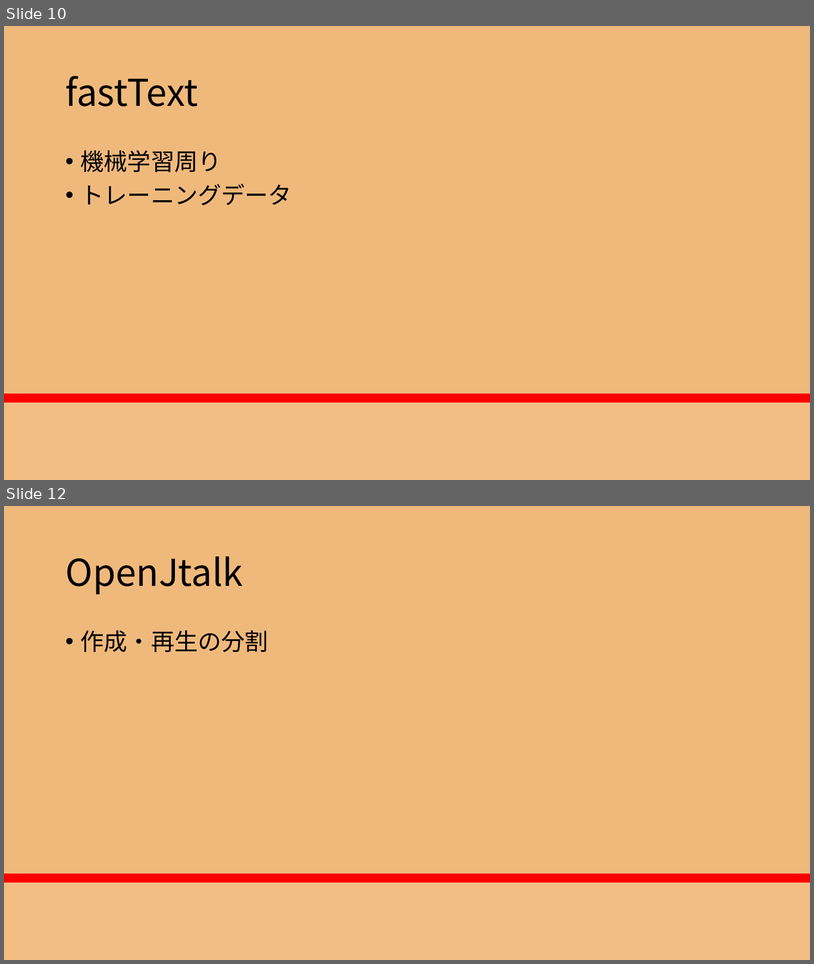
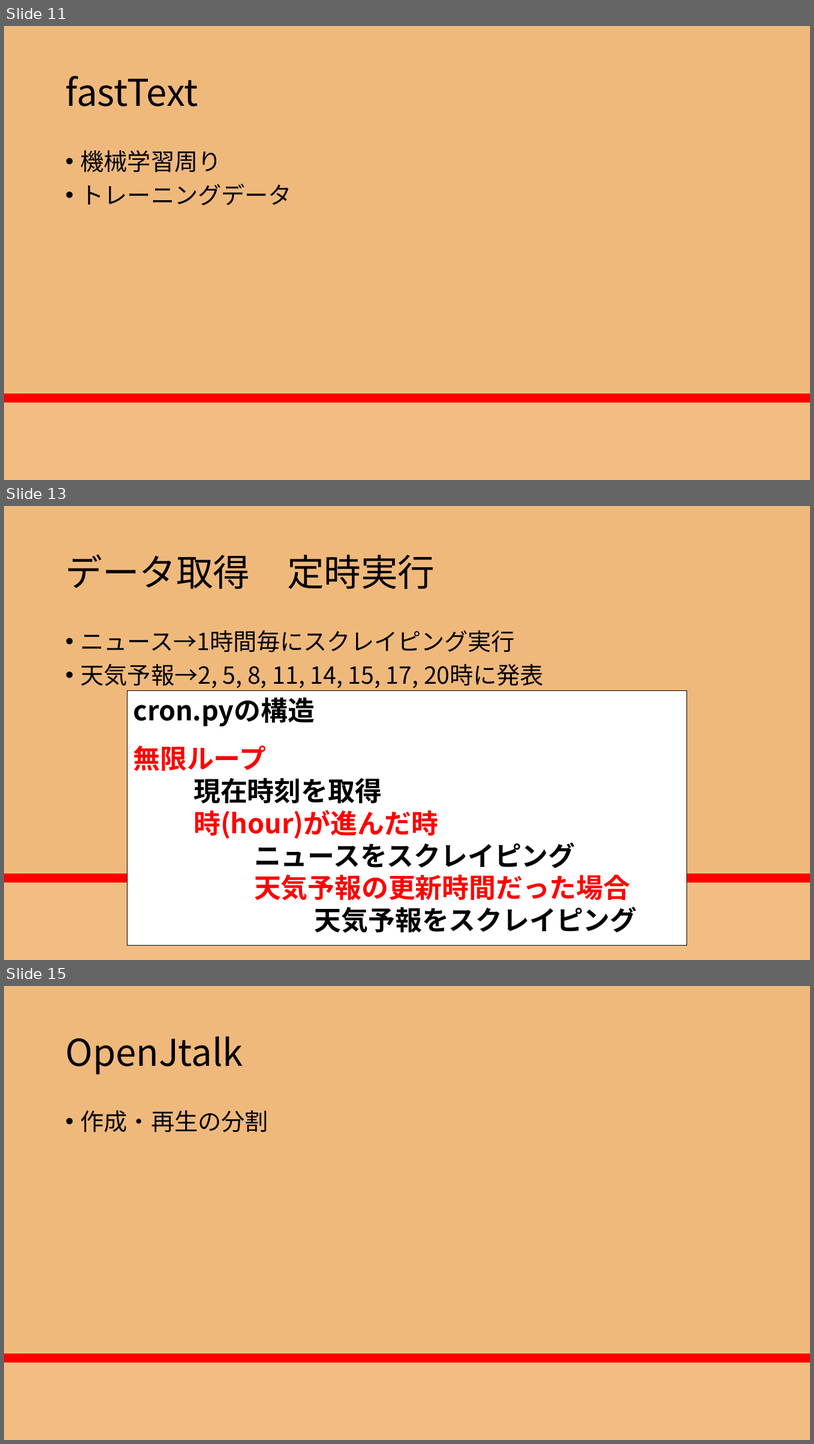
Before and after one commit to RikiishiSuzunosuke/AIspeaker_yosie, a slide deck: presentation/AIスピーカー開発_3_main.pptx. Shown one above the other, each under a label of ours: slides 10 and 12 before the commit, slides 11, 13 and 15 after it; the slides between them are not shown. The pictures are 814x964 and 814x1444 pixels, drawn with LibreOffice and Linux fonts; fonts in the diff are those of the drawing. Boxes give left, top, right and bottom in pixels: in the first picture for what was removed or moved away, otherwise in the second. Text is boxed around its words. In the diff, an @@ line names an element or a change of style, - is before the commit and + after.

Commit message:
プレゼン更新

```diff
--- a/presentation/AIスピーカー開発_3_main.pptx
+++ b/presentation/AIスピーカー開発_3_main.pptx
@@ slide 13 added at [4,506,810,960], background gradient #F0B97C to #FF0000 to #F86446 to #F1BD83 @@
@@ title added at [65,554,435,589], 44 pt, text #000000 @@
+データ取得 定時実行
@@ text added at [81,630,544,688], 28 pt, text #000000 @@
+• ニュース→1時間毎にスクレイピング実行
+• 天気予報→2, 5, 8, 11, 14, 15, 17, 20時に発表
@@ rectangle added at [128,691,687,945], fill #FFFFFF, outline #000000 0.75 pt, 32 pt, text #000000, bold @@
+cron.pyの構造
+無限ループ
+現在時刻を取得
+時(hour)が進んだ時
+ニュースをスクレイピング
+天気予報の更新時間だった場合
+天気予報をスクレイピング
@@ what was slide 10 is now slide 11 @@
@@ what was slide 12 is now slide 15 @@
```
Also in this commit, not shown: 5 slides changed, 4 other slides added, 2 slides removed, 2 other files.
